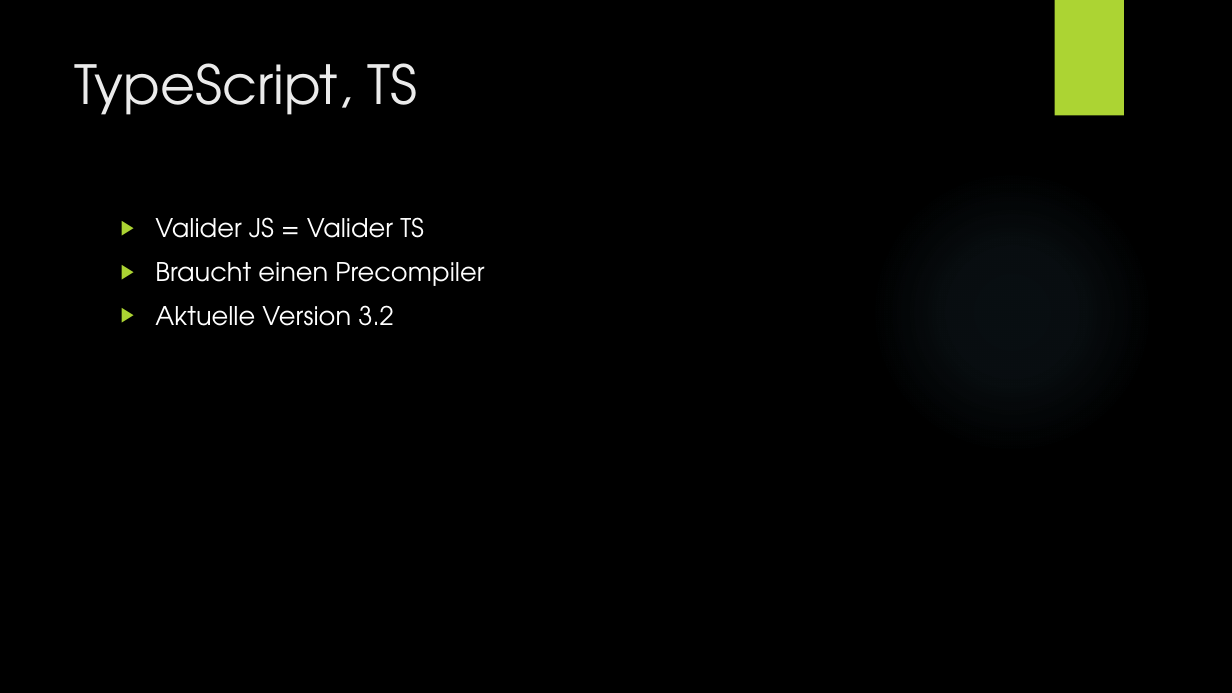
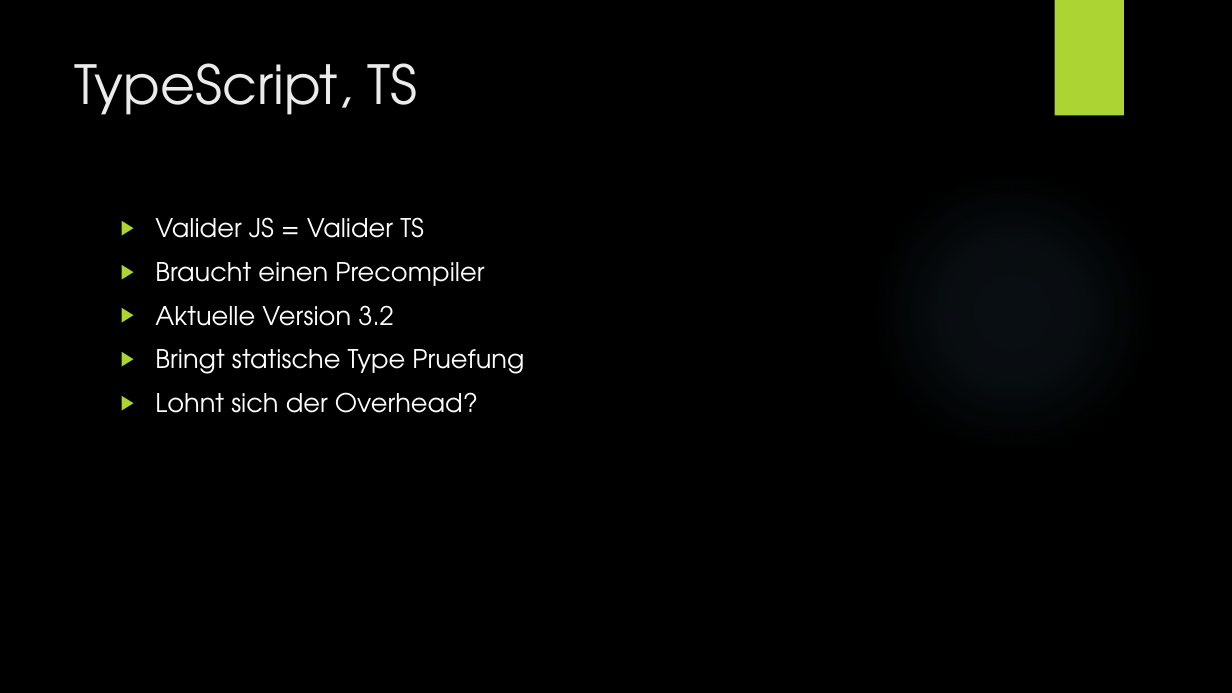
Before and after one commit to fincha/vue_angular_schulung, a slide deck: slide 11 of Intro.pptx. Drawn at 1232x693 pixels with LibreOffice and Linux fonts; fonts in the diff are those of the drawing; background and template pictures are left out. Boxes give left, top, right and bottom in pixels: in the first picture for what was removed or moved away, otherwise in the second. Text is boxed around its words. In the diff, an @@ line names an element or a change of style, - is before the commit and + after.

```diff
--- a/Intro.pptx
+++ b/Intro.pptx
@@ text at bbox=[155, 349, 524, 413]: paragraphs added @@
+▶ Bringt statische Type Pruefung
+▶ Lohnt sich der Overhead?
```
Also in this commit, not shown: 11 other files.
